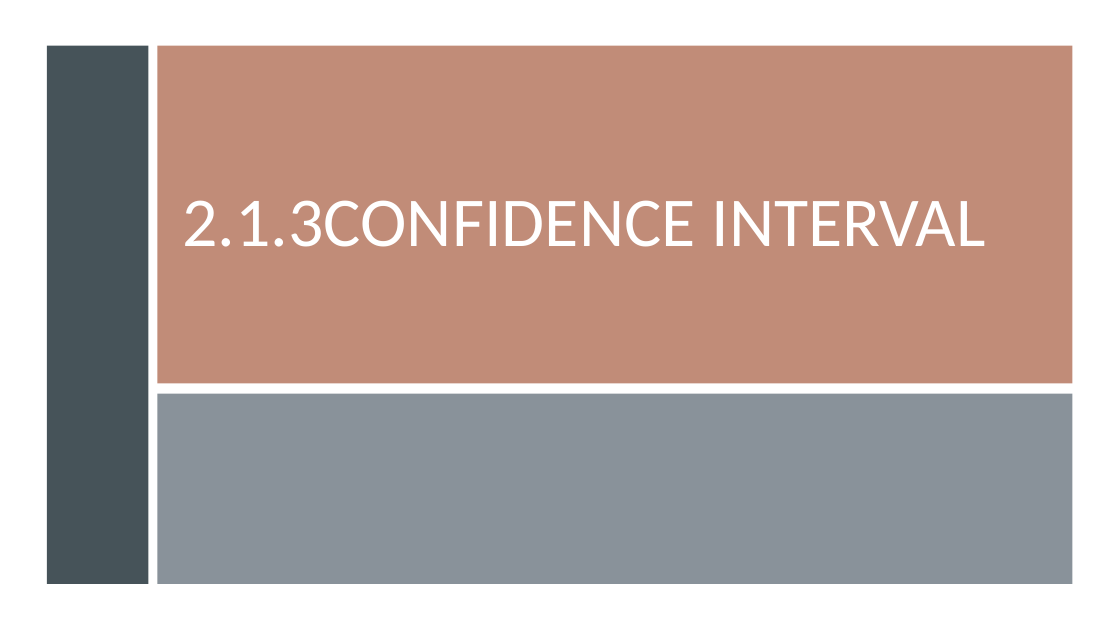
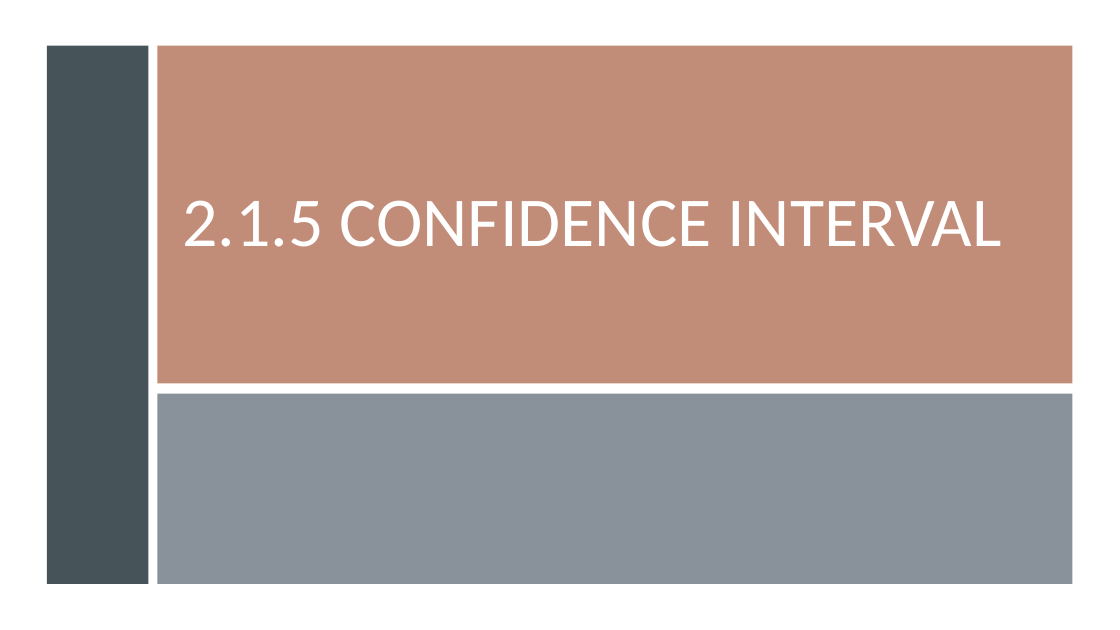
Before and after one commit to gisynw/geog-247, a slide deck: slide 18 of docs/Lectures/Week04/Week04_BivariateRegression.pptx. Drawn at 1120x630 pixels with LibreOffice and Linux fonts; fonts in the diff are those of the drawing. Boxes give left, top, right and bottom in pixels: in the first picture for what was removed or moved away, otherwise in the second. Text is boxed around its words. In the diff, an @@ line names an element or a change of style, - is before the commit and + after.

```diff
--- a/docs/Lectures/Week04/Week04_BivariateRegression.pptx
+++ b/docs/Lectures/Week04/Week04_BivariateRegression.pptx
@@ title at bbox=[182, 200, 1001, 247]: text changed @@
-2.1.3CONFIDENCE INTERVAL
+2.1.5 CONFIDENCE INTERVAL
```
Also in this commit, not shown: 6 other slides changed, 4 slides added, 9 slides removed, 10 other files.
